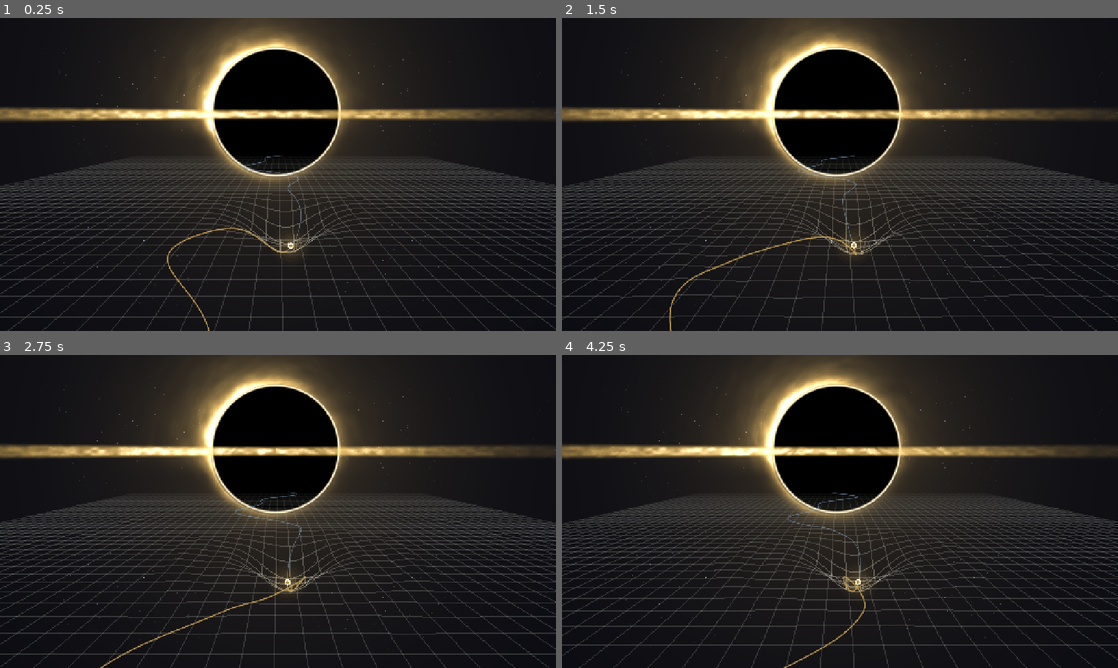
Above: before the commit, frames 1-4 (two rows, left to right).
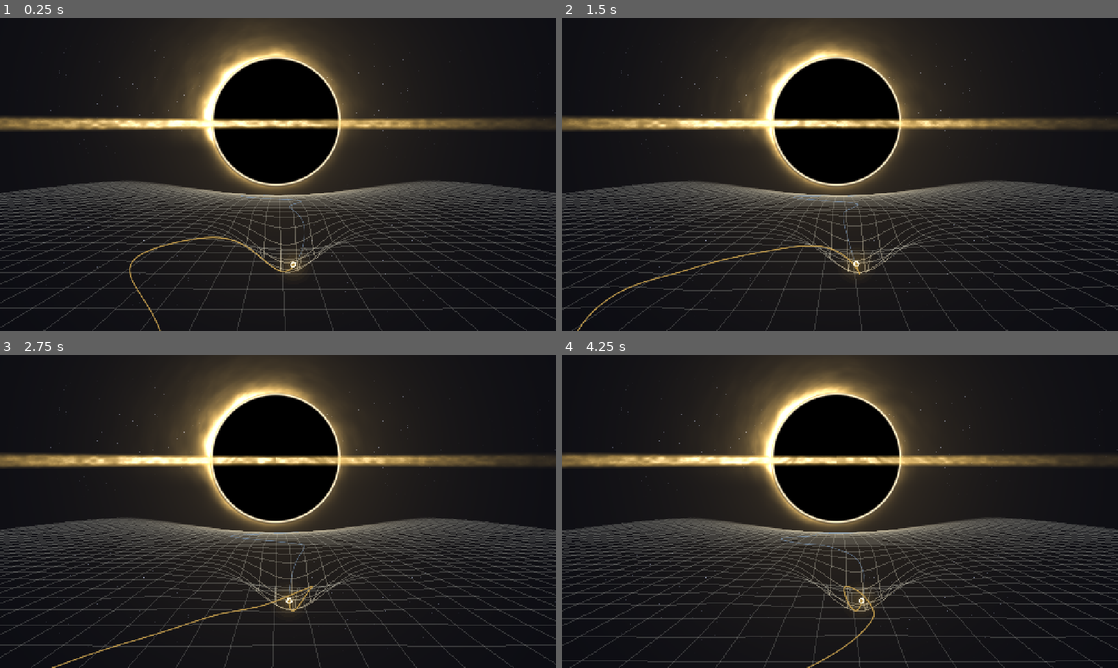
Above: after the commit, the same moments.

Repository: pablopalma/just-tap-repository
Game: Godot game, scene res://tools/spacetime.tscn
Two runs of this game, one before a commit and one after it. Both use one fixed random seed, a clock stepped at 60 frames per second and the inputs below. This scene is started directly instead of the project's main scene. Sound files missing from this copy of the repository are replaced by a short silence.
Inputs (mouse positions are in pixels of both pictures, inside the frame that each line leads up to):
- Up to frame 1 (0.25 s): no input
- Up to frame 2 (1.5 s): tap Enter (ui_accept) at 0.5, 0.77, 1.07 s; move the mouse to (962, 158) at 0.52 s; hold Right (ui_right) 0.53-1.28 s; hold Space 0.53-1.28 s; click (962, 158) at 0.67 s; move the mouse to (728, 190) at 1.27 s; hold Down (ui_down) from 1.28 s (still down); tap 1 at 1.35 s
- Up to frame 3 (2.75 s): tap Enter (ui_accept) at 1.52, 1.82 s; move the mouse to (333, 442) at 2.02 s; release Down (ui_down) at 2.03 s; hold Right (ui_right) from 2.03 s (still down); hold Space from 2.03 s (still down)
- Up to frame 4 (4.25 s): move the mouse to (812, 574) at 2.77 s; release Right (ui_right) at 2.78 s; release Space at 2.78 s; hold Up (ui_up) 2.78-3.53 s; tap 1 at 2.85 s; click (812, 574) at 2.92 s; tap Enter (ui_accept) at 3.02, 3.32, 3.77, 4.07 s; move the mouse to (1006, 558) at 3.52 s; hold Left (ui_left) from 3.53 s (still down); hold Space from 3.53 s (still down)

The runs differ from the first frame. In frame 1, 29% of the frame differs, in the area x 0-100%, y 3-100%; in frame 2, 28%; in frame 3, 28%; in frame 4, 29%, in the area x 0-100%, y 2-100%.

Commit message:
Malla: cámara baja, el agujero se acerca y la malla lejana cae hacia él
La cámara casi a ras de la malla, el horizonte cerca del medio: el
agujero se ve desde abajo. Crece con cada toque a tiempo (y despacio solo)
y su tirón hunde la malla lejana y la línea hacia él. Prompt del tema
del capítulo 8 en la banda sonora.

Co-Authored-By: Claude Opus 5.5 <noreply@anthropic.com>

Diff:
--- a/shaders/spacetime.gdshader
+++ b/shaders/spacetime.gdshader
@@ -15,6 +15,7 @@
 uniform vec2 screen;
 uniform float horizon = 0.16;
 uniform float far_span = 52.0;
+uniform float pull = 7.0;    // the black hole's pull: far off, the floor sinks away towards it
 uniform vec4 ink : source_color;
 uniform vec4 blue : source_color;
 
@@ -31,7 +32,10 @@
 		float x = distance(p, r.xy) - r.z;
 		h += 0.55 * r.w * sin(x * 1.6) * exp(-x * x * 0.35);
 	}
-	return h;
+	float far = clamp((p.y - cam.y) / far_span, 0.0, 1.0);
+	float dx = p.x - cam.x;
+	float sp = 5.0 + 12.0 * far;
+	return h - pull * pow(far, 2.2) * exp(-dx * dx / (2.0 * sp * sp));
 }
 
 void vertex() {
--- a/tools/spacetime.gd
+++ b/tools/spacetime.gd
@@ -21,16 +21,20 @@
 const STEP := 1.0          # between the grid's lines
 const SUB := 4             # each segment in this many pieces, so the lines can bend
 ## The camera, above the floor and a little behind the light.
-const CAM_H := 6.0
-const CAM_BACK := 19.0
+const CAM_H := 3.6
+const CAM_BACK := 16.0
 const FOCAL := 620.0
-const HORIZON := 0.34       # where the camera's eye line meets the screen, from the top
+const HORIZON := 0.44       # where the camera's eye line meets the screen, from the top
 ## The well under the light: how deep and how wide (a Gaussian), and the extra weight of a tap.
 const DEPTH := 2.8
 const WIDTH := 2.6
 const TAP_WEIGHT := 1.6
 const RIPPLE_SPEED := 9.0  # world units a second
 const RIPPLE_LIFE := 3.2
+## The hole's pull on the far mesh: the floor sinks away towards it, the line going down into it.
+const PULL := 7.0
+const NEAR_TAP := 0.015
+const NEAR_DRIFT := 0.003
 const SPEED := 2.4         # how far the light goes a second, on its own
 const SURGE := 3.2         # and the extra a tap on the beat gives it
 
@@ -43,6 +47,9 @@
 var _ripples: Array[Dictionary] = []   # {at: Vector2, t, k}
 var _last_beat := -100
 var _run := 0
+## How near the hole has come (0..1): a little with every tap on the beat, slowly on its own. It grows
+## in the sky and its pull bends the far mesh more.
+var _near := 0.0
 var _mat: ShaderMaterial
 var _sky: ColorRect
 var _sky_mat: ShaderMaterial
@@ -72,6 +79,7 @@
 	_surge = maxf(0.0, _surge - delta * 2.5)
 	_weight = maxf(0.0, _weight - delta * 1.1)
 	_dist += delta * (SPEED + SURGE * _surge)
+	_near = minf(1.0, _near + delta * NEAR_DRIFT)
 	_well = _well.lerp(_line(_dist), minf(1.0, delta * 4.0))
 	for r in _ripples:
 		r.t += delta
@@ -106,6 +114,7 @@
 		_last_beat = k
 		_run += 1
 		Music.play_accent(_run)
+		_near = minf(1.0, _near + NEAR_TAP)
 		_weight = 1.0
 		_surge = 1.0
 		_ripples.append({"at": _line(_dist), "t": 0.0, "k": 1.0})
@@ -128,7 +137,21 @@
 		var x := d - front
 		var fade: float = (1.0 - r.t / RIPPLE_LIFE) * r.k / (1.0 + front * 0.15)
 		h += 0.55 * fade * sin(x * 1.6) * exp(-x * x * 0.35)
-	return h
+	return h + _pull(p)
+
+
+## The hole's pull: far off, the floor sinks away towards it, more as it comes nearer. Same as the
+## mesh's shader.
+func _pull(p: Vector2) -> float:
+	var cam := Vector2(_well.x * 0.6, _dist - CAM_BACK)
+	var far := clampf((p.y - cam.y) / FAR, 0.0, 1.0)
+	var dx := p.x - cam.x
+	var sp := 5.0 + 12.0 * far
+	return -_pull_k() * pow(far, 2.2) * exp(-dx * dx / (2.0 * sp * sp))
+
+
+func _pull_k() -> float:
+	return PULL * (0.6 + 0.8 * _near)
 
 
 ## World (x on the floor across, z ahead, h up) to the screen. The camera follows the light.
@@ -203,7 +226,10 @@
 	_sky_mat.set_shader_parameter("aspect", vp.x / vp.y)
 	_sky_mat.set_shader_parameter("spin", _t * 0.25)
 	# the hole hardly moves: it is that far; the camera's sway shifts it only a touch
-	_sky_mat.set_shader_parameter("center", Vector2(0.5 - cam.x * 0.004, HORIZON - 0.04))
+	var radius := 0.2 + 0.14 * _near
+	_sky_mat.set_shader_parameter("radius", radius)
+	_sky_mat.set_shader_parameter("center", Vector2(0.5 - cam.x * 0.004, HORIZON - 0.55 * radius))
+	_mat.set_shader_parameter("pull", _pull_k())
 	_mat.set_shader_parameter("origin", Vector2(snappedf(cam.x, STEP), floorf((cam.y + NEAR) / STEP) * STEP))
 	_mat.set_shader_parameter("cam", cam)
 	_mat.set_shader_parameter("screen", get_viewport_rect().size)
Not shown, changed: docs/banda-sonora.md
